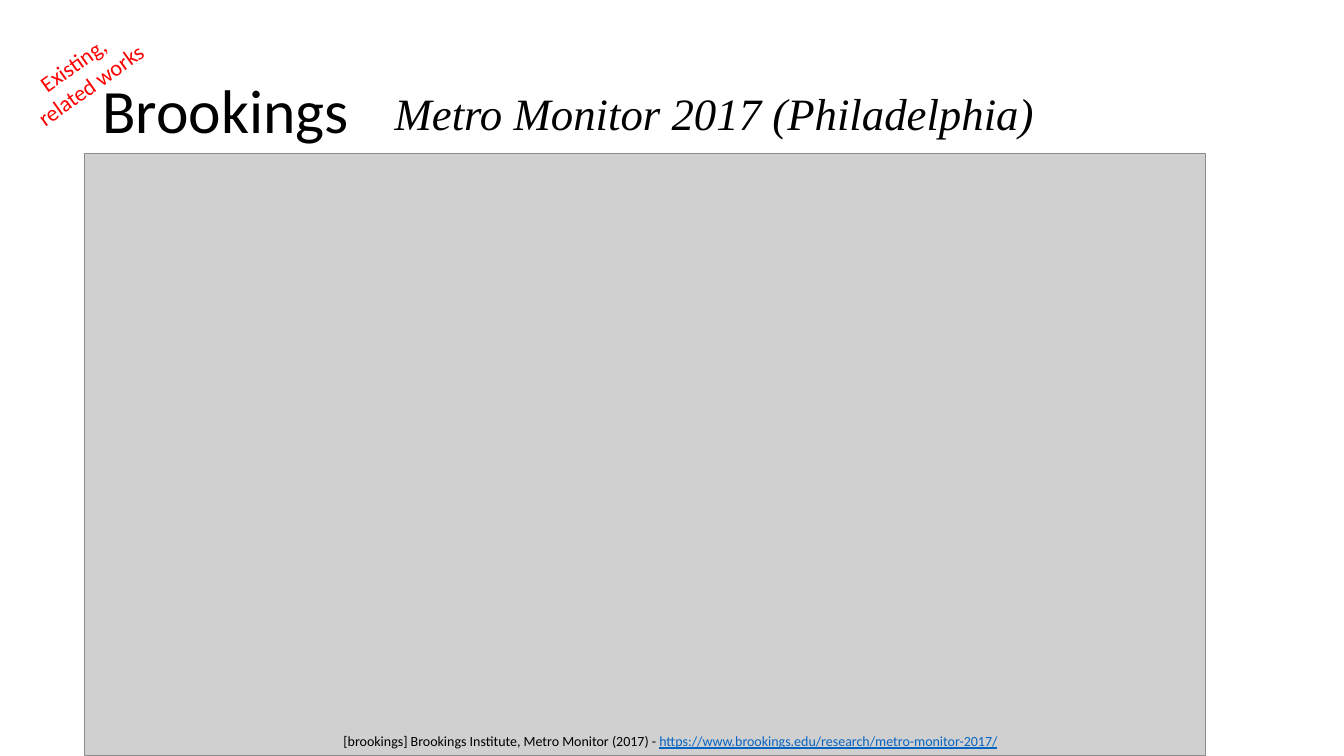
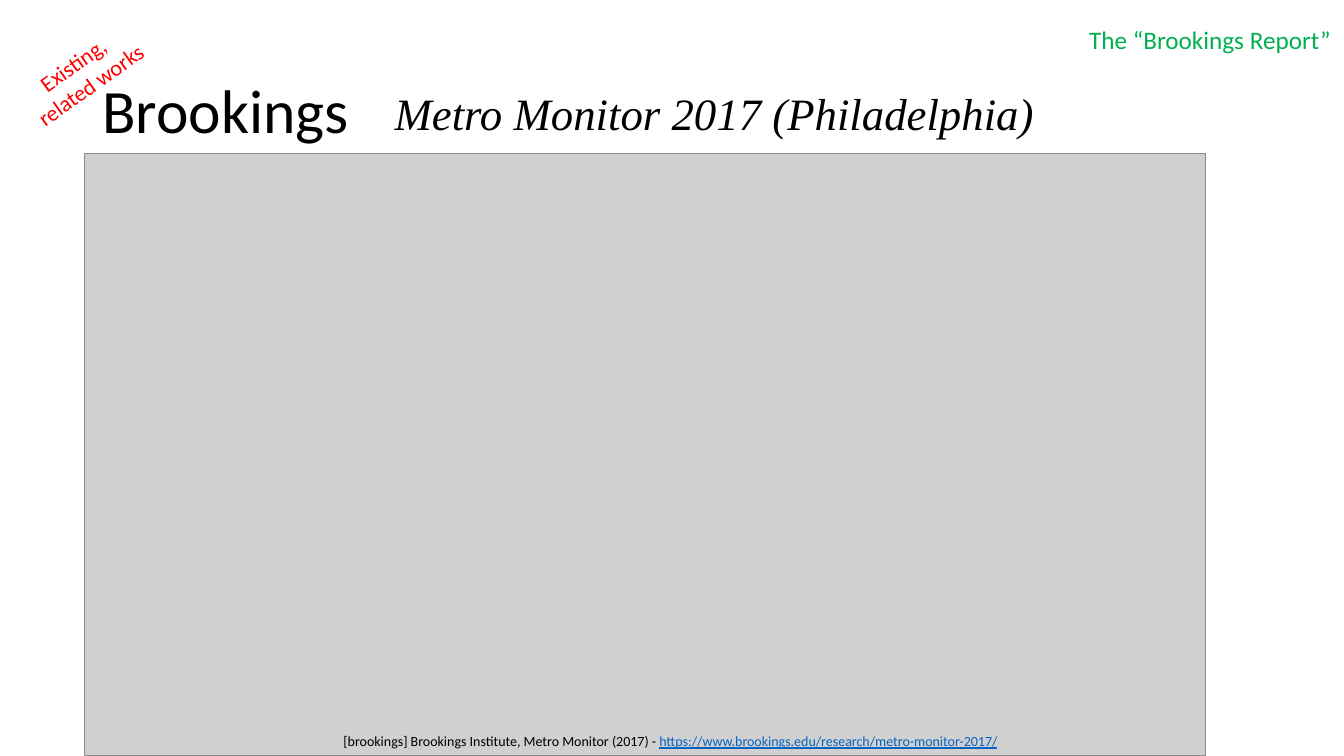
Before and after one commit to muftring/iu-datavis, a slide deck: slide 8 of project/mid-term-presentation.pptx. Drawn at 1344x756 pixels with LibreOffice and Linux fonts; fonts in the diff are those of the drawing; grey boxes stand for pictures. Boxes give left, top, right and bottom in pixels: in the first picture for what was removed or moved away, otherwise in the second. Text is boxed around its words. In the diff, an @@ line names an element or a change of style, - is before the commit and + after.

```diff
--- a/project/mid-term-presentation.pptx
+++ b/project/mid-term-presentation.pptx
@@ text added at (1089, 31, 1331, 54), 18 pt, text #00B050 @@
+The “Brookings Report”
```
Also in this commit, not shown: 1 other slide changed.
